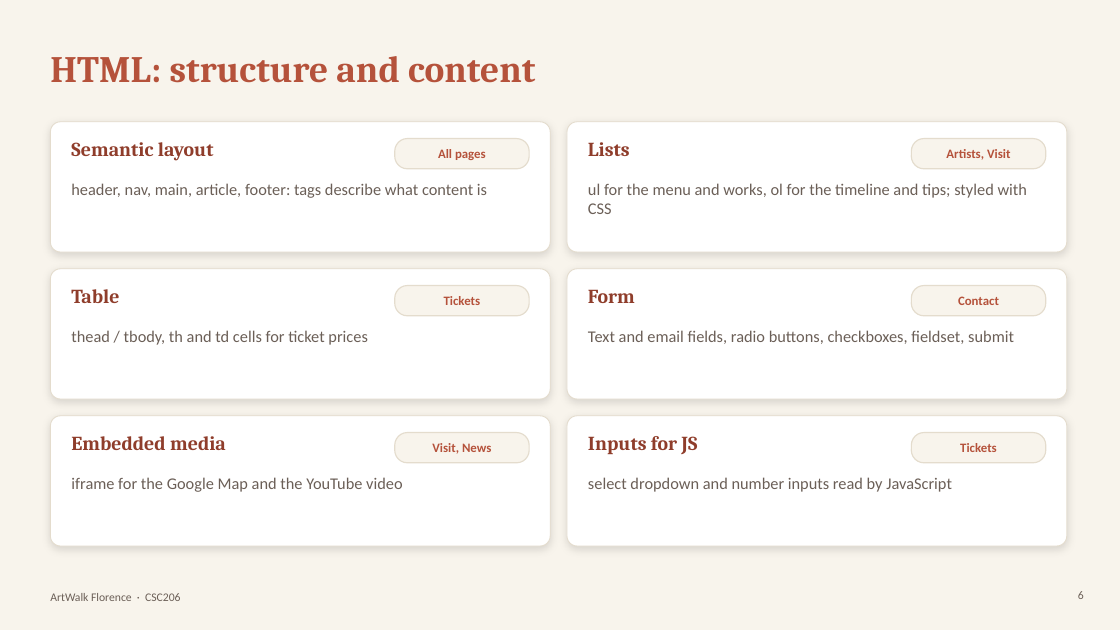
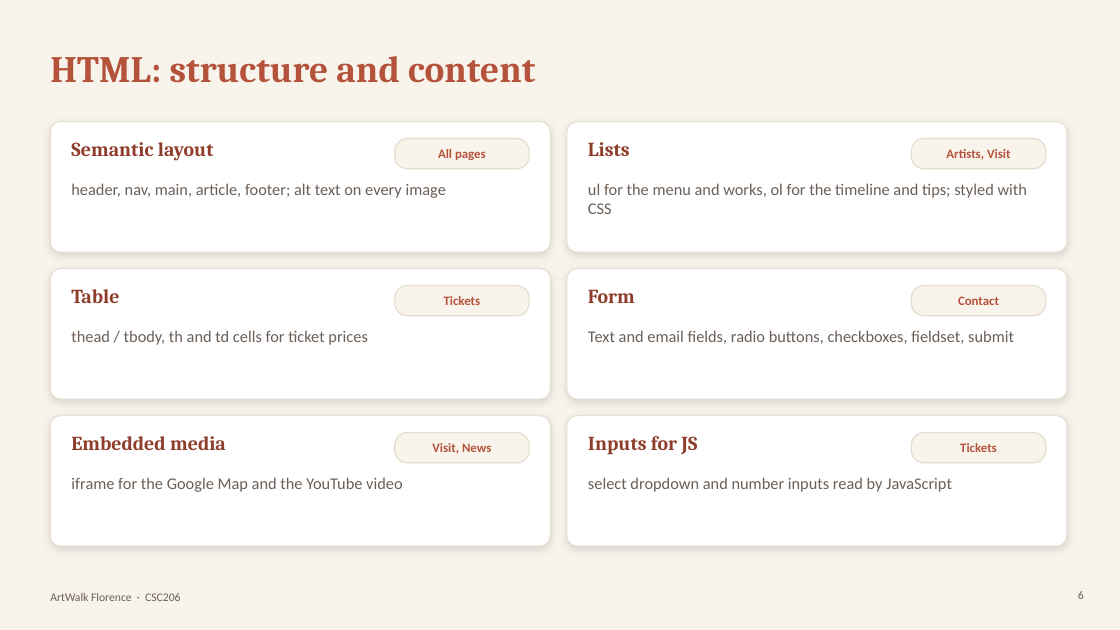
Before and after one commit to Kntouanoglou/Claude, a slide deck: slide 6 of artwalk-florence/presentation/ArtWalk-Florence-Presentation.pptx. Drawn at 1120x630 pixels with LibreOffice and Linux fonts; fonts in the diff are those of the drawing. Boxes give left, top, right and bottom in pixels: in the first picture for what was removed or moved away, otherwise in the second. Text is boxed around its words. In the diff, an @@ line names an element or a change of style, - is before the commit and + after.

```diff
--- a/artwalk-florence/presentation/ArtWalk-Florence-Presentation.pptx
+++ b/artwalk-florence/presentation/ArtWalk-Florence-Presentation.pptx
@@ text at [71,183,446,198]: text changed @@
-header, nav, main, article, footer: tags describe what content is
+header, nav, main, article, footer; alt text on every image
```
Also in this commit, not shown: 10 other slides changed.
